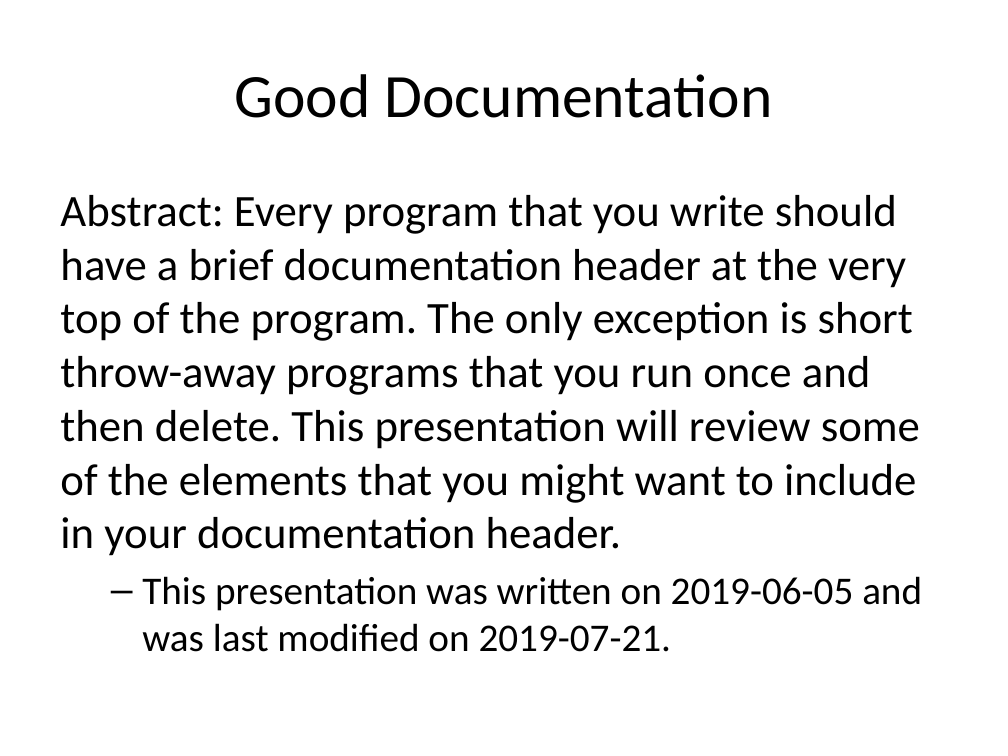
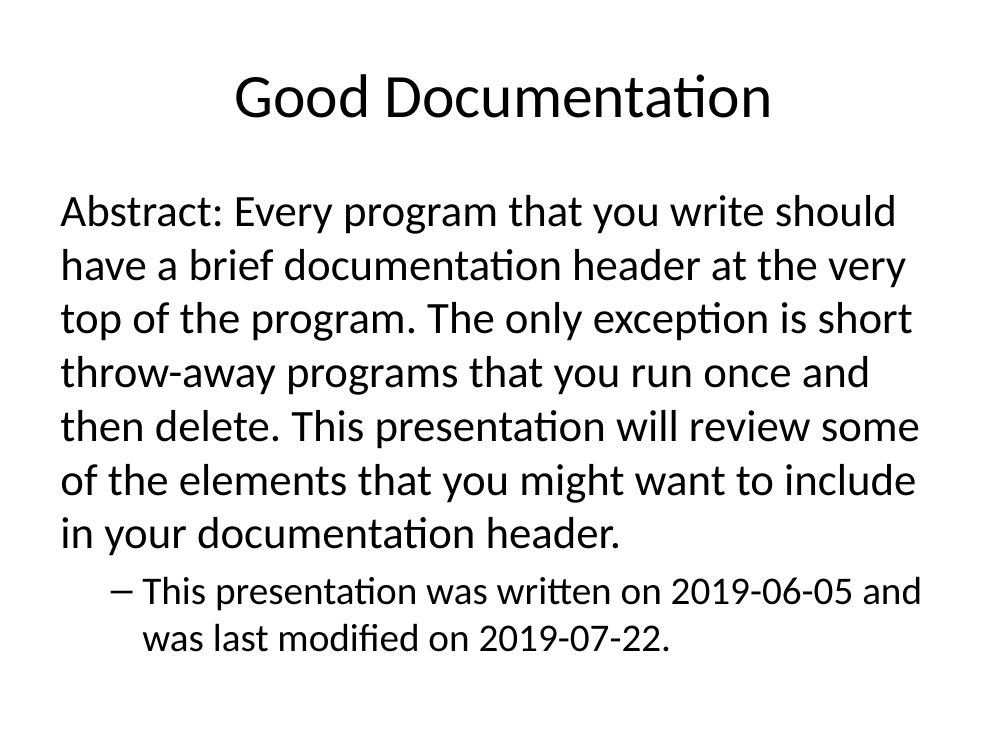
Before and after one commit to pmean/introduction-to-SAS, a slide deck: slide 2 of basics0/src/good-documentation.pptx. Drawn at 1008x756 pixels with LibreOffice and Linux fonts; fonts in the diff are those of the drawing. Boxes give left, top, right and bottom in pixels: in the first picture for what was removed or moved away, otherwise in the second. Text is boxed around its words. In the diff, an @@ line names an element or a change of style, - is before the commit and + after.

```diff
--- a/basics0/src/good-documentation.pptx
+++ b/basics0/src/good-documentation.pptx
@@ text at box(142, 576, 922, 652): text changed @@
-  – This presentation was written on 2019-06-05 and was last modified on 2019-07-21.
+  – This presentation was written on 2019-06-05 and was last modified on 2019-07-22.
```
Also in this commit, not shown: 1 other slide changed, 1 slide added, 17 other files.
